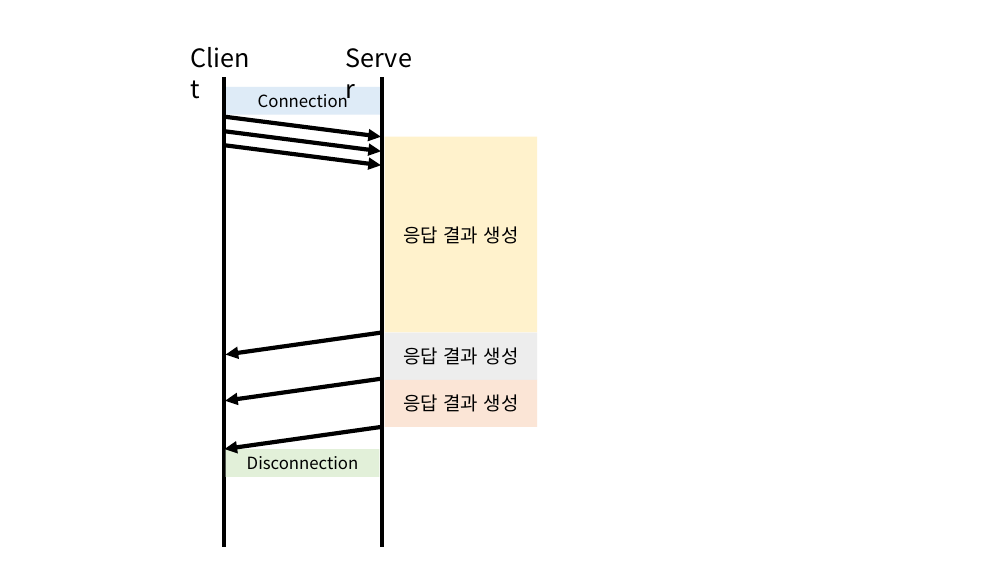
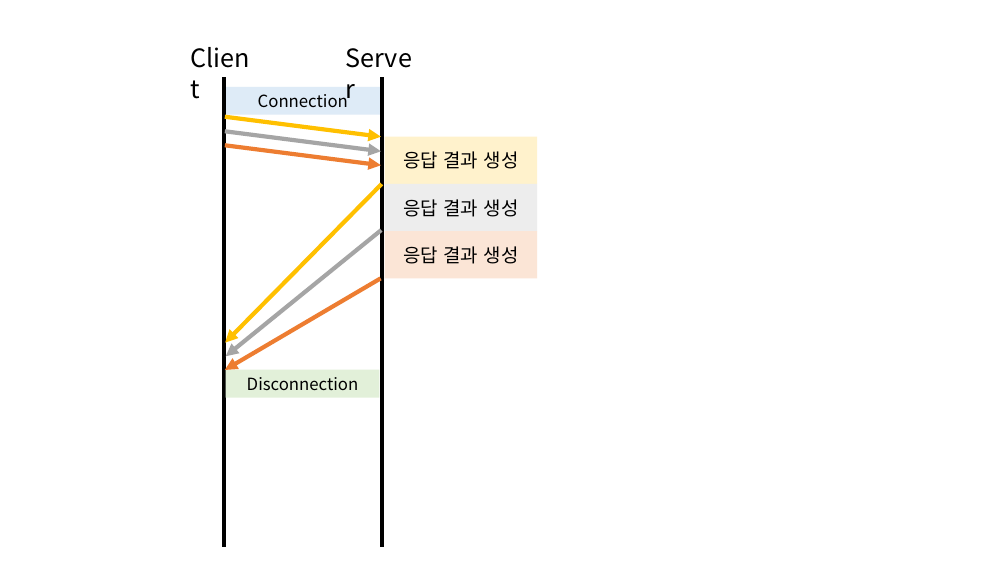
Before and after one commit to beomy/beomy.github.io, a slide deck: slide 4 of static/assets/img/posts/etc/http-version.pptx (slide 9 before the commit). Drawn at 1008x567 pixels with LibreOffice and Linux fonts; fonts in the diff are those of the drawing. Boxes give left, top, right and bottom in pixels: in the first picture for what was removed or moved away, otherwise in the second. Text is boxed around its words. In the diff, an @@ line names an element or a change of style, - is before the commit and + after.

```diff
--- a/static/assets/img/posts/etc/http-version.pptx
+++ b/static/assets/img/posts/etc/http-version.pptx
@@ arrow (225, 116) - (381, 137): stroke #000000 4 pt to #FFC000 4 pt @@
@@ arrow (225, 132) - (381, 151): stroke #000000 4 pt to #A5A5A5 4 pt @@
@@ arrow (225, 145) - (381, 166): stroke #000000 4 pt to #ED7D31 4 pt @@
@@ rectangle "응답 결과 생성": place and size @@
-rectangle "응답 결과 생성" at (385, 333, 538, 380)
+rectangle "응답 결과 생성" at (385, 137, 538, 184)
@@ rectangle "응답 결과 생성" at (385, 137, 538, 184): fill #EDEDED to #FFF2CC @@
@@ arrow added from (382, 184) to (225, 343), #FFC000 4 pt @@
@@ rectangle "응답 결과 생성": place and size @@
-rectangle "응답 결과 생성" at (385, 380, 538, 426)
+rectangle "응답 결과 생성" at (385, 184, 538, 231)
@@ rectangle "응답 결과 생성" at (385, 184, 538, 231): fill #FBE5D6 to #EDEDED @@
@@ arrow added from (381, 230) to (226, 356), #A5A5A5 4 pt @@
@@ rectangle "응답 결과 생성": place and size @@
-rectangle "응답 결과 생성" at (385, 137, 538, 333)
+rectangle "응답 결과 생성" at (385, 231, 538, 278)
@@ rectangle "응답 결과 생성" at (385, 231, 538, 278): fill #FFF2CC to #FBE5D6 @@
@@ arrow moved from (382, 333) - (226, 355) to (380, 278) - (225, 370) @@
@@ arrow (380, 278) - (225, 370): stroke #000000 4 pt to #ED7D31 4 pt @@
@@ arrow removed from (381, 379) to (225, 401) @@
@@ rectangle "Disconnection": place and size @@
-rectangle "Disconnection" at (226, 449, 380, 477)
+rectangle "Disconnection" at (226, 370, 380, 398)
@@ arrow removed from (380, 427) to (225, 449) @@
```
Also in this commit, not shown: 3 other slides changed, 6 other files.
